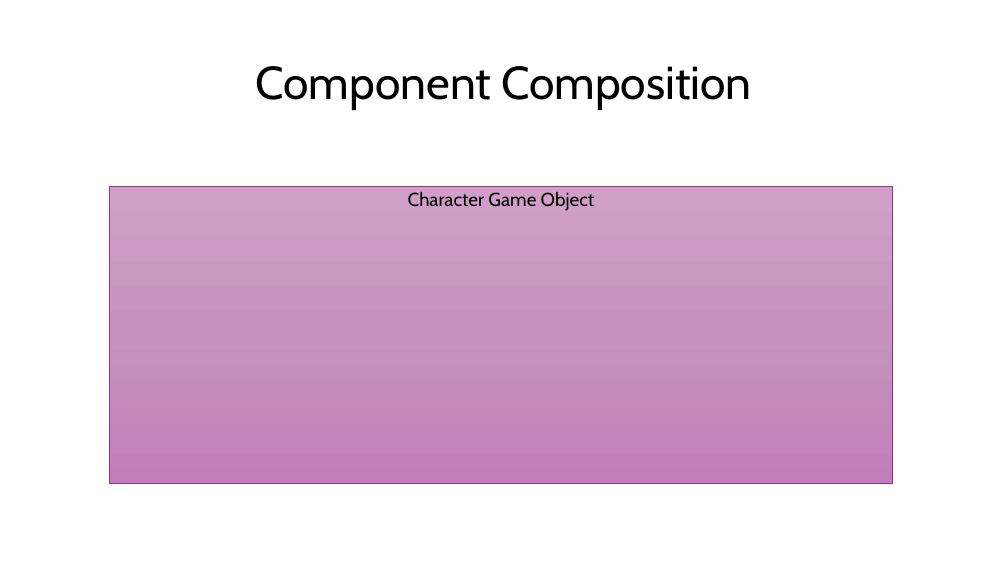
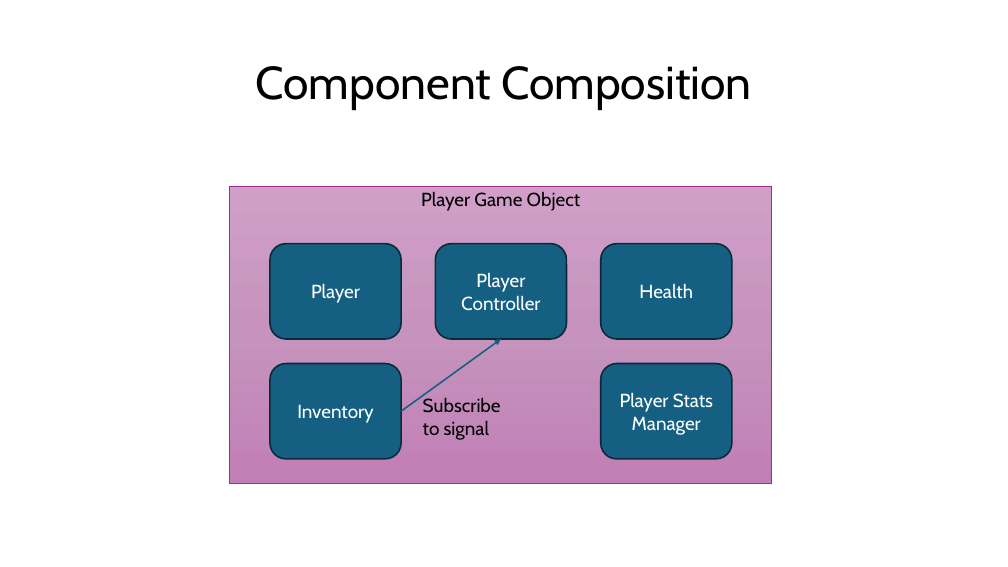
Before and after one commit to bigmonmulgrew/BigMonD_DemoKit, a slide deck: slide 5 of Documentation/Character Controller Architecture.pptx. Drawn at 1008x567 pixels with LibreOffice and Linux fonts; fonts in the diff are those of the drawing. Boxes give left, top, right and bottom in pixels: in the first picture for what was removed or moved away, otherwise in the second. Text is boxed around its words. In the diff, an @@ line names an element or a change of style, - is before the commit and + after.

```diff
--- a/Documentation/Character Controller Architecture.pptx
+++ b/Documentation/Character Controller Architecture.pptx
@@ rectangle "Player Game Object" resized from (x1=110, y1=187, x2=892, y2=483) to (x1=230, y1=187, x2=772, y2=483) @@
@@ text in rectangle at (x1=421, y1=192, x2=581, y2=211): text changed @@
-Character Game Object
+Player Game Object
@@ rounded rectangle added at (x1=270, y1=243, x2=401, y2=339), fill #156082, outline #092A39 1.5 pt, 18 pt, text #FFFFFF @@
+Player
@@ rounded rectangle added at (x1=436, y1=243, x2=566, y2=339), fill #156082, outline #092A39 1.5 pt, 18 pt, text #FFFFFF @@
+Player Controller
@@ rounded rectangle added at (x1=601, y1=243, x2=732, y2=339), fill #156082, outline #092A39 1.5 pt, 18 pt, text #FFFFFF @@
+Health
@@ arrow added from (402, 411) to (501, 339), #156082 1.5 pt @@
@@ rounded rectangle added at (x1=270, y1=364, x2=401, y2=459), fill #156082, outline #092A39 1.5 pt, 18 pt, text #FFFFFF @@
+Inventory
@@ rounded rectangle added at (x1=601, y1=364, x2=732, y2=459), fill #156082, outline #092A39 1.5 pt, 18 pt, text #FFFFFF @@
+Player Stats Manager
@@ text added at (x1=423, y1=398, x2=501, y2=440), 18 pt, text #000000 @@
+Subscribe to signal
```
Also in this commit, not shown: 1 other slide changed.
